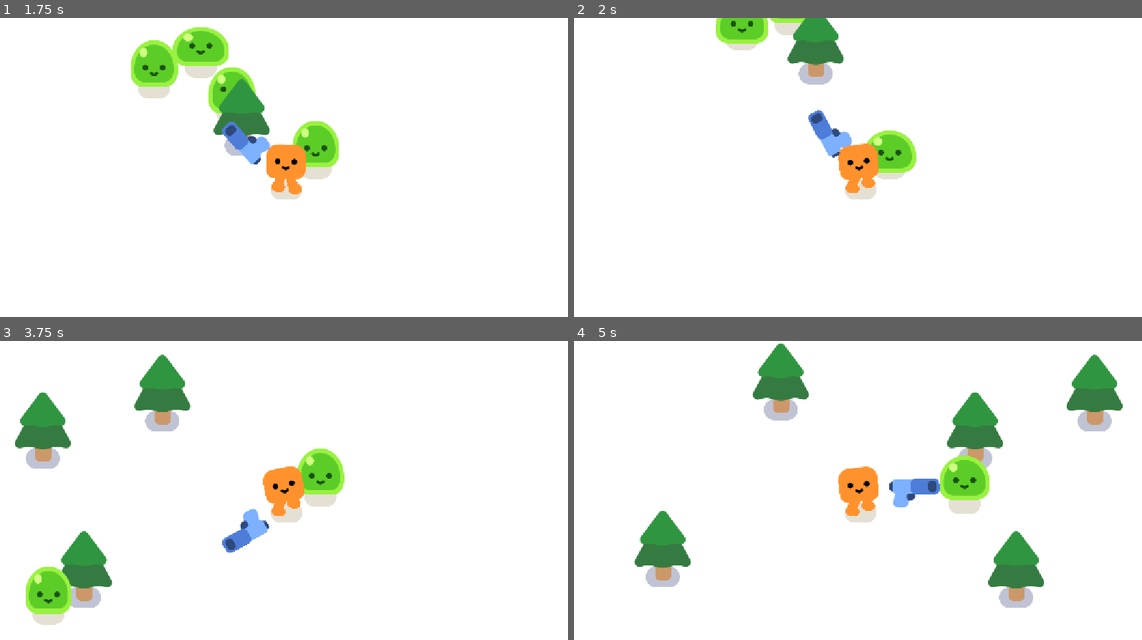
Above: before the commit, frames 1-4 (two rows, left to right).
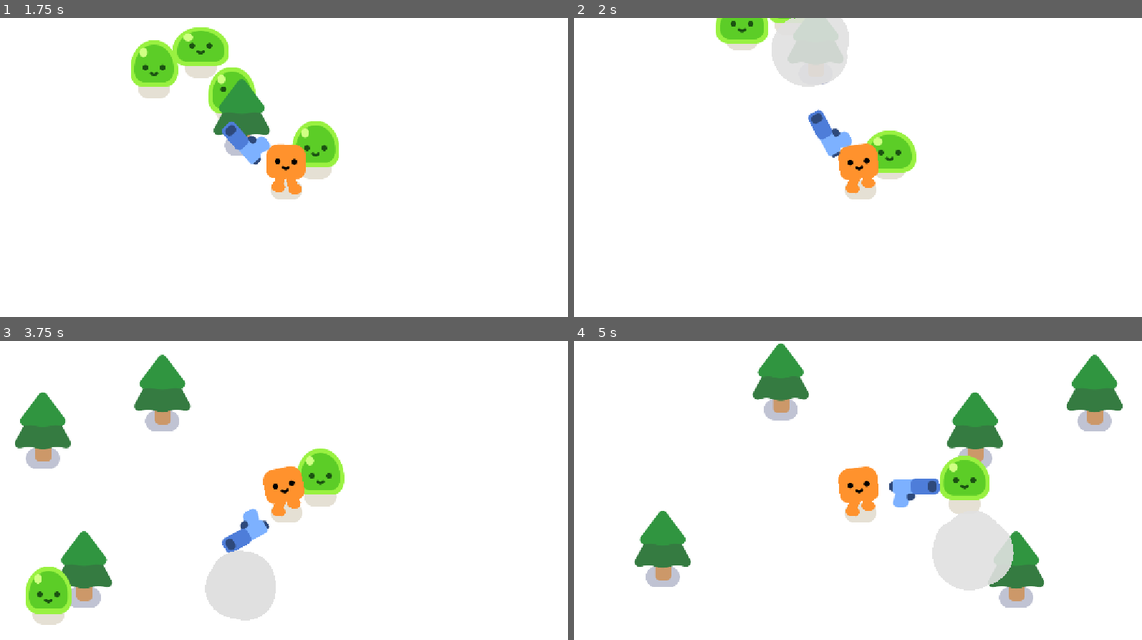
Above: after the commit, the same moments.

Repository: RaphelReji/last-stand
Game: Godot game, scene res://game.tscn
The game is run twice, just before and just after one commit, with the same random seed, the same clock (stepped at 60 frames per second) and the same inputs.
Inputs (mouse positions are in pixels of both pictures, inside the frame that each line leads up to):
- Up to frame 1 (1.75 s): tap Enter at 0.5 s; move the mouse to (414, 173) at 0.52 s; hold D (move_right) 0.53-1.28 s; tap Alt at 0.6 s; click (414, 173) at 0.67 s; move the mouse to (170, 206) at 1.27 s; hold S (move_down) from 1.28 s (still down); tap Shift at 1.35 s
- Up to frame 2 (2 s): keep holding S (move_down)
- Up to frame 3 (3.75 s): move the mouse to (346, 436) at 2.02 s; release S (move_down) at 2.03 s; hold D (move_right) 2.03-2.78 s; tap Alt at 2.1, 3.6 s; move the mouse to (255, 583) at 2.77 s; hold W (move_up) 2.78-3.53 s; tap Shift at 2.85 s; click (255, 583) at 2.92 s; move the mouse to (460, 565) at 3.52 s; hold A (move_left) from 3.53 s (still down)
- Up to frame 4 (5 s): keep holding A (move_left); move the mouse to (687, 460) at 4.27 s; tap Shift at 4.35 s

Frame 1 is identical in both runs. In frame 2, 2.5% of the frame differs, in the area x 34-49%, y 0-24%; in frame 3, 2.3%; in frame 4, 2.9%, in the area x 63-78%, y 56-84%.

Commit message:
added smoke effect for mob

Diff:
--- a/mob.gd
+++ b/mob.gd
@@ -18,3 +18,8 @@
 
 	if health == 0:
 		queue_free()
+
+		const SMOKE_SCENE = preload("res://smoke_explosion/smoke_explosion.tscn")
+		var smoke = SMOKE_SCENE.instantiate()
+		get_parent().add_child(smoke)
+		smoke.global_position = global_position
